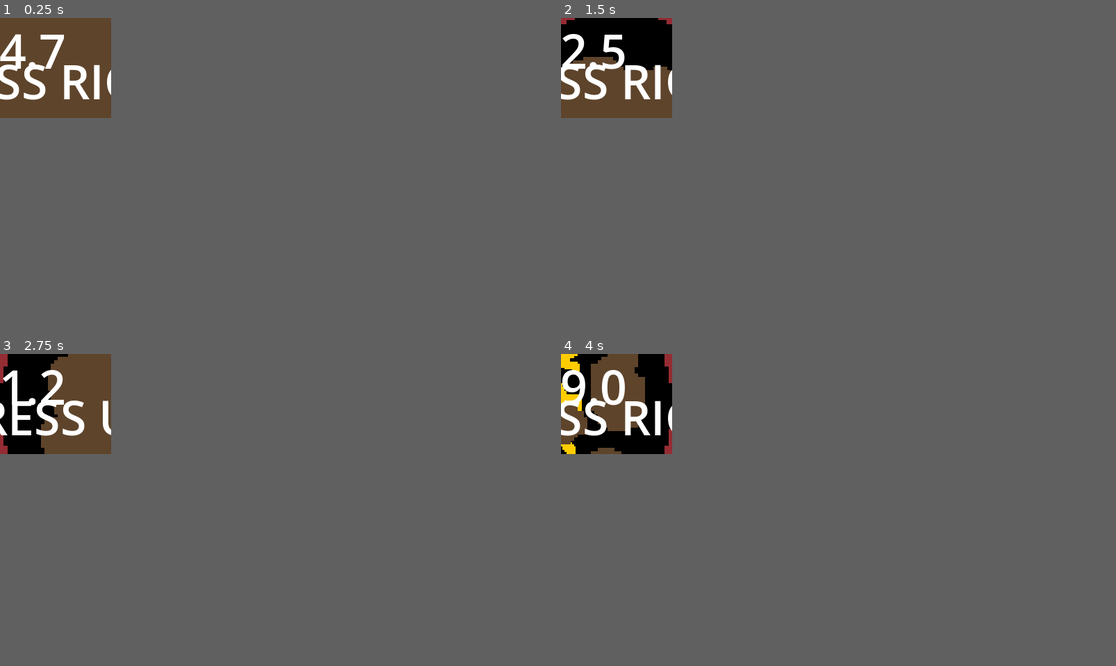
Above: before the commit, frames 1-4 (two rows, left to right).
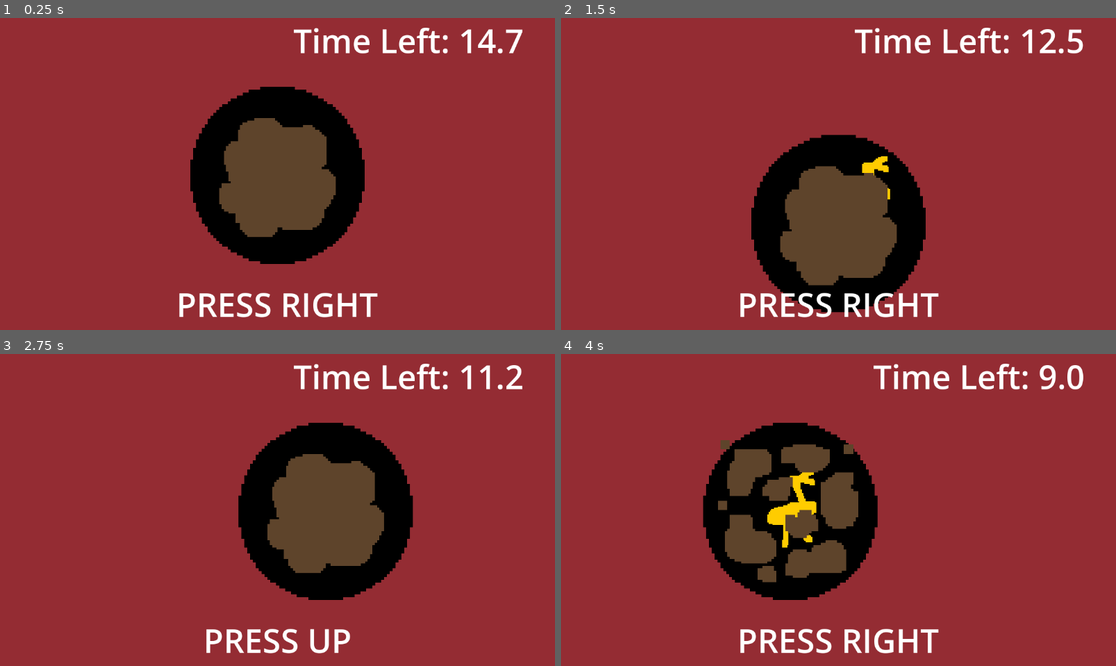
Above: after the commit, the same moments.

Repository: SamFrancis084/OldGoldGBGame
Game: Godot game, scene res://Scenes/test_scene.tscn
The game is run twice, just before and just after one commit, with the same random seed, the same clock (stepped at 60 frames per second) and the same inputs.
Inputs:
- Up to frame 1 (0.25 s): no input
- Up to frame 2 (1.5 s): hold D (Right) 0.53-1.28 s; hold S (Down) from 1.28 s (still down)
- Up to frame 3 (2.75 s): release S (Down) at 2.03 s; hold D (Right) from 2.03 s (still down)
- Up to frame 4 (4 s): release D (Right) at 2.78 s; hold W (Up) 2.78-3.53 s; hold A (Left) from 3.53 s (still down)
In our replay, the window is 160x144 before the commit and 799x449 after it. These sizes can differ from the game's own. Grey fills any space a smaller window leaves; there, only what the larger window draws over its background counts as a difference.

The runs differ from the first frame. In frame 1, 23% of the frame differs, in the area x 0-95%, y 0-96%; in frame 2, 23%; in frame 3, 22%; in frame 4, 23%.

Commit message:
cleaning thangs

Diff:
--- a/old-gold-game/Scenes/test_scene.tscn
+++ b/old-gold-game/Scenes/test_scene.tscn
@@ -117,14 +117,22 @@
 &"victory_sway": SubResource("Animation_ak5v8")
 }
 
-[node name="TestScene" type="Node2D" unique_id=1618907069 node_paths=PackedStringArray("victory_screen", "name_label", "shadow_label")]
+[node name="TestScene" type="Node2D" unique_id=1618907069 node_paths=PackedStringArray("pan_sprite", "gold_sprite", "dirt_sprite", "victory_screen", "name_label", "shadow_label", "label", "time_left", "item_tr")]
 script = ExtResource("1_hb2xm")
+gold_follow_damp = 5.0
+dirt_follow_damp = 15.0
+pan_sprite = NodePath("PanSprite")
+gold_sprite = NodePath("GoldSprite")
+dirt_sprite = NodePath("DirtSprite")
 victory_screen = NodePath("CanvasLayer/VictoryControl")
 max_time = 15.0
 sift_stream = ExtResource("2_ak5v8")
 timer_stream = ExtResource("3_x033f")
 name_label = NodePath("CanvasLayer/VictoryControl/ItemNameLabel")
 shadow_label = NodePath("CanvasLayer/VictoryControl/ShadowLabel")
+label = NodePath("CanvasLayer/Control/ButtonLabel")
+time_left = NodePath("CanvasLayer/Control/TimeLeft")
+item_tr = NodePath("CanvasLayer/VictoryControl/AnimHolder/ItemTR")
 
 [node name="Camera2D" type="Camera2D" parent="." unique_id=177339963]
 
@@ -133,14 +141,14 @@
 scale = Vector2(6.03125, 6.031249)
 texture = ExtResource("1_3dogw")
 
-[node name="GoldSprite" type="Sprite2D" parent="PanSprite" unique_id=288017580]
-texture_filter = 3
-scale = Vector2(0.4566474, 0.4566474)
+[node name="GoldSprite" type="Sprite2D" parent="." unique_id=288017580]
+texture_filter = 3
+scale = Vector2(2.7541547, 2.7541542)
 texture = ExtResource("2_50ct6")
 
-[node name="DirtSprite" type="Sprite2D" parent="PanSprite" unique_id=499992845]
-texture_filter = 3
-scale = Vector2(0.80346817, 0.80346817)
+[node name="DirtSprite" type="Sprite2D" parent="." unique_id=499992845]
+texture_filter = 3
+scale = Vector2(4.845917, 4.8459167)
 texture = ExtResource("2_r5l72")
 hframes = 2
 vframes = 3
@@ -157,7 +165,7 @@
 grow_horizontal = 2
 grow_vertical = 2
 
-[node name="Label" type="Label" parent="CanvasLayer/Control" unique_id=1860468028]
+[node name="ButtonLabel" type="Label" parent="CanvasLayer/Control" unique_id=1860468028]
 layout_mode = 1
 anchors_preset = 7
 anchor_left = 0.5
--- a/old-gold-game/Scripts/Panner.gd
+++ b/old-gold-game/Scripts/Panner.gd
@@ -5,13 +5,14 @@
 @export var offset_dist : float = 100.0
 var start_pos : Vector2 = Vector2.ZERO
 
-@onready var pan_sprite : Sprite2D = $PanSprite
-@onready var gold_sprite : Sprite2D = $PanSprite/GoldSprite
-@onready var dirt_sprite = $PanSprite/DirtSprite
+@export var gold_follow_damp : float = 1.0
+@export var dirt_follow_damp : float = 1.0
 
-@onready var label : Label = $CanvasLayer/Control/Label
-@onready var time_left = $CanvasLayer/Control/TimeLeft
-@onready var item_tr = $CanvasLayer/VictoryControl/AnimHolder/ItemTR
+@export_category("Sprites")
+@export var pan_sprite : Sprite2D
+@export var gold_sprite : Sprite2D
+@export var dirt_sprite : Sprite2D
+
 
 
 enum av_buttons {LEFT, RIGHT, UP, DOWN} #can add other buttons
@@ -41,6 +42,9 @@
 @export_category("UI")
 @export var name_label : Label
 @export var shadow_label : Label
+@export var label : Label
+@export var time_left : Label
+@export var item_tr : TextureRect
 
 # Called when the node enters the scene tree for the first time.
 func _ready():
@@ -67,6 +71,9 @@
 	move_input = Input.get_vector("Left", "Right", "Up", "Down")
 	pan_sprite.global_position = move_input * offset_dist
 
+	#have dirt and gold follow pan at different speeds
+	gold_sprite.global_position = gold_sprite.global_position.move_toward(pan_sprite.global_position, gold_follow_damp)
+	dirt_sprite.global_position = dirt_sprite.global_position.move_toward(pan_sprite.global_position, dirt_follow_damp)
 
 	#for ticking
 	tick_timer += delta
--- a/old-gold-game/project.godot
+++ b/old-gold-game/project.godot
@@ -20,11 +20,6 @@
 AudioTools="*uid://b88n6jrqkofqc"
 ItemHolder="*uid://jabx7ccopf3c"
 MusicManager="*uid://bydgyakpcx7og"
-
-[display]
-
-window/size/viewport_width=160
-window/size/viewport_height=144
 
 [input]
 
